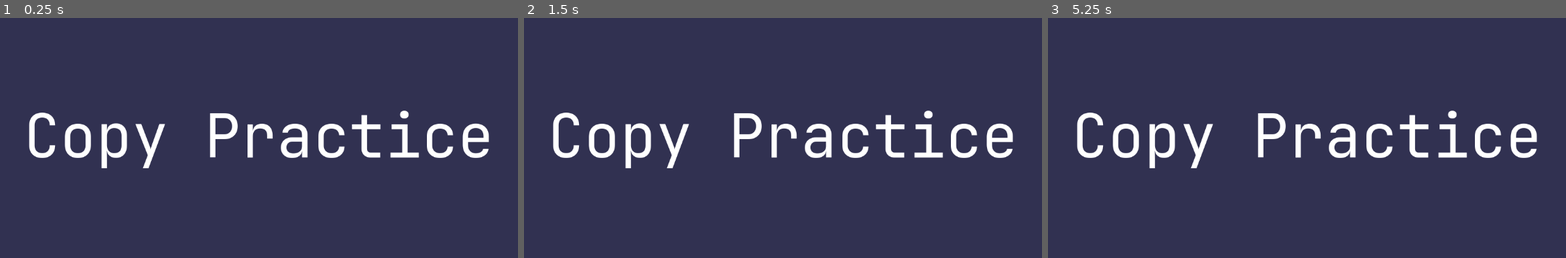
Above: before the commit, frames 1-3 (left to right).
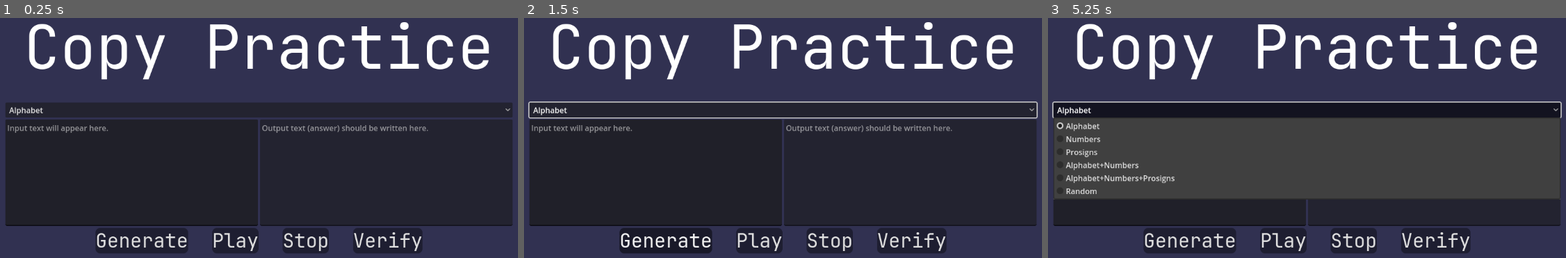
Above: after the commit, the same moments.

Repository: GiorgosAthanasopoulos/VisualMorse
Game: Godot game, scene res://scenes/CopyPracticeScene.tscn
Same seed, same stepped clock (60 frames per second), same inputs: the game is played once before the commit and once after it. This scene is started directly instead of the project's main scene. Sound files missing from this copy of the repository are replaced by a short silence.
Inputs (mouse positions are in pixels of both pictures, inside the frame that each line leads up to):
- Up to frame 1 (0.25 s): no input
- Up to frame 2 (1.5 s): click (783, 109) at 0.5 s, where only the run after the commit has a clickable "Alphabet"; click (663, 241) at 1.25 s, where only the run after the commit has a clickable "Generate"
- Up to frame 3 (5.25 s): click (1353, 241) at 2 s, where only the run after the commit has a clickable "Stop"; click (1436, 241) at 2.75 s, where only the run after the commit has a clickable "Verify"; click (1281, 241) at 3.5 s, where only the run after the commit has a clickable "Play"; click (1281, 241) at 4.25 s, where only the run after the commit has a clickable "Play"; click (1307, 109) at 5 s, where only the run after the commit has a clickable "Alphabet"

The runs differ from the first frame. In frame 1, 59% of the frame differs, in the area x 1-99%, y 1-98%; in frame 2, 60%, in the area x 0-100%, y 1-98%; in frame 3, 34%.

Commit message:
starting to imp copy-practice

Diff:
--- a/scenes/CopyPracticeScene.tscn
+++ b/scenes/CopyPracticeScene.tscn
@@ -1,7 +1,28 @@
-[gd_scene load_steps=3 format=3 uid="uid://bsiifwypkv052"]
+[gd_scene load_steps=6 format=3 uid="uid://bsiifwypkv052"]
 
 [ext_resource type="Script" path="res://scripts/CopyPracticeScene.gd" id="1_u63d1"]
 [ext_resource type="FontFile" uid="uid://ddxvv4lqu6s2u" path="res://assets/fonts/JetBrainsMonoNerdFontMonoRegular.ttf" id="2_8q0w1"]
+
+[sub_resource type="StyleBoxFlat" id="StyleBoxFlat_djn65"]
+bg_color = Color(0, 0, 0, 0.392157)
+corner_radius_top_left = 10
+corner_radius_top_right = 10
+corner_radius_bottom_right = 10
+corner_radius_bottom_left = 10
+
+[sub_resource type="StyleBoxFlat" id="StyleBoxFlat_t32ex"]
+bg_color = Color(0, 0, 0, 0.490196)
+corner_radius_top_left = 10
+corner_radius_top_right = 10
+corner_radius_bottom_right = 10
+corner_radius_bottom_left = 10
+
+[sub_resource type="StyleBoxFlat" id="StyleBoxFlat_8hpov"]
+bg_color = Color(0, 0, 0, 0.686275)
+corner_radius_top_left = 10
+corner_radius_top_right = 10
+corner_radius_bottom_right = 10
+corner_radius_bottom_left = 10
 
 [node name="CopyPracticeScene" type="Node2D"]
 script = ExtResource("1_u63d1")
@@ -15,6 +36,10 @@
 [node name="ParentMarginContainer" type="MarginContainer" parent="."]
 offset_right = 1152.0
 offset_bottom = 688.0
+theme_override_constants/margin_left = 50
+theme_override_constants/margin_top = 50
+theme_override_constants/margin_right = 50
+theme_override_constants/margin_bottom = 100
 
 [node name="ContentVerticalContainer" type="VBoxContainer" parent="ParentMarginContainer"]
 layout_mode = 2
@@ -27,3 +52,101 @@
 text = "Copy Practice"
 horizontal_alignment = 1
 vertical_alignment = 1
+
+[node name="ModeSelectionOptionButton" type="OptionButton" parent="ParentMarginContainer/ContentVerticalContainer"]
+layout_mode = 2
+item_count = 6
+selected = 0
+popup/item_0/text = "Alphabet"
+popup/item_0/id = 0
+popup/item_1/text = "Numbers"
+popup/item_1/id = 1
+popup/item_2/text = "Prosigns"
+popup/item_2/id = 2
+popup/item_3/text = "Alphabet+Numbers"
+popup/item_3/id = 3
+popup/item_4/text = "Alphabet+Numbers+Prosigns"
+popup/item_4/id = 4
+popup/item_5/text = "Random"
+popup/item_5/id = 5
+
+[node name="IOHorizontalContainer" type="HBoxContainer" parent="ParentMarginContainer/ContentVerticalContainer"]
+layout_mode = 2
+size_flags_vertical = 3
+
+[node name="InputTextEdit" type="TextEdit" parent="ParentMarginContainer/ContentVerticalContainer/IOHorizontalContainer"]
+layout_mode = 2
+size_flags_horizontal = 3
+placeholder_text = "Input text will appear here."
+editable = false
+
+[node name="OutputTextEdit" type="TextEdit" parent="ParentMarginContainer/ContentVerticalContainer/IOHorizontalContainer"]
+layout_mode = 2
+size_flags_horizontal = 3
+placeholder_text = "Output text (answer) should be written here."
+
+[node name="ButtonHorizontalContainer" type="HBoxContainer" parent="ParentMarginContainer/ContentVerticalContainer"]
+layout_mode = 2
+size_flags_horizontal = 4
+size_flags_vertical = 4
+theme_override_constants/separation = 50
+
+[node name="GenerateButtonMarginContainer" type="MarginContainer" parent="ParentMarginContainer/ContentVerticalContainer/ButtonHorizontalContainer"]
+layout_mode = 2
+
+[node name="GenerateButton" type="Button" parent="ParentMarginContainer/ContentVerticalContainer/ButtonHorizontalContainer/GenerateButtonMarginContainer"]
+layout_mode = 2
+focus_mode = 0
+theme_override_fonts/font = ExtResource("2_8q0w1")
+theme_override_font_sizes/font_size = 40
+theme_override_styles/normal = SubResource("StyleBoxFlat_djn65")
+theme_override_styles/hover = SubResource("StyleBoxFlat_t32ex")
+theme_override_styles/pressed = SubResource("StyleBoxFlat_8hpov")
+text = "Generate"
+
+[node name="PlayButtonMarginContainer" type="MarginContainer" parent="ParentMarginContainer/ContentVerticalContainer/ButtonHorizontalContainer"]
+layout_mode = 2
+
+[node name="PlayButton" type="Button" parent="ParentMarginContainer/ContentVerticalContainer/ButtonHorizontalContainer/PlayButtonMarginContainer"]
+layout_mode = 2
+focus_mode = 0
+theme_override_fonts/font = ExtResource("2_8q0w1")
+theme_override_font_sizes/font_size = 40
+theme_override_styles/normal = SubResource("StyleBoxFlat_djn65")
+theme_override_styles/hover = SubResource("StyleBoxFlat_t32ex")
+theme_override_styles/pressed = SubResource("StyleBoxFlat_8hpov")
+text = "Play"
+
+[node name="StopButtonMarginContainer" type="MarginContainer" parent="ParentMarginContainer/ContentVerticalContainer/ButtonHorizontalContainer"]
+layout_mode = 2
+
+[node name="StopButton" type="Button" parent="ParentMarginContainer/ContentVerticalContainer/ButtonHorizontalContainer/StopButtonMarginContainer"]
+layout_mode = 2
+focus_mode = 0
+theme_override_fonts/font = ExtResource("2_8q0w1")
+theme_override_font_sizes/font_size = 40
+theme_override_styles/normal = SubResource("StyleBoxFlat_djn65")
+theme_override_styles/hover = SubResource("StyleBoxFlat_t32ex")
+theme_override_styles/pressed = SubResource("StyleBoxFlat_8hpov")
+text = "Stop"
+
+[node name="VerifyButtonMarginContainer" type="MarginContainer" parent="ParentMarginContainer/ContentVerticalContainer/ButtonHorizontalContainer"]
+layout_mode = 2
+
+[node name="VerifyButton" type="Button" parent="ParentMarginContainer/ContentVerticalContainer/ButtonHorizontalContainer/VerifyButtonMarginContainer"]
+layout_mode = 2
+focus_mode = 0
+theme_override_fonts/font = ExtResource("2_8q0w1")
+theme_override_font_sizes/font_size = 40
+theme_override_styles/normal = SubResource("StyleBoxFlat_djn65")
+theme_override_styles/hover = SubResource("StyleBoxFlat_t32ex")
+theme_override_styles/pressed = SubResource("StyleBoxFlat_8hpov")
+text = "Verify"
+
+[node name="Morse" type="AudioStreamPlayer" parent="."]
+bus = &"Sound"
+
+[connection signal="button_up" from="ParentMarginContainer/ContentVerticalContainer/ButtonHorizontalContainer/GenerateButtonMarginContainer/GenerateButton" to="." method="_on_generate_button_button_up"]
+[connection signal="button_up" from="ParentMarginContainer/ContentVerticalContainer/ButtonHorizontalContainer/PlayButtonMarginContainer/PlayButton" to="." method="_on_play_button_button_up"]
+[connection signal="button_up" from="ParentMarginContainer/ContentVerticalContainer/ButtonHorizontalContainer/StopButtonMarginContainer/StopButton" to="." method="_on_stop_button_button_up"]
+[connection signal="button_up" from="ParentMarginContainer/ContentVerticalContainer/ButtonHorizontalContainer/VerifyButtonMarginContainer/VerifyButton" to="." method="_on_verify_button_button_up"]
--- a/scripts/CopyPracticeScene.gd
+++ b/scripts/CopyPracticeScene.gd
@@ -11,3 +11,31 @@
 func _process(_delta: float) -> void:
 	if Input.is_key_pressed(KEY_ESCAPE):
 		get_tree().change_scene_to_file(lobbyScene)
+
+
+func _on_generate_button_button_up() -> void:
+	# TODO:
+	#	- depending on option button selected option
+	#	generate randomized solution (presented as *
+	#	instead of actual character to the user).
+	#	- store solution to variable in scene.
+	#	- generate_morse_audio
+	# NOTE:
+	#	- to generate randomized solutions create helper
+	#	functions in Utils.gd
+	pass
+
+
+func _on_verify_button_button_up() -> void:
+	$Morse.stop()
+	# TODO:
+	# 	- compare input to solution
+	# 	- show results to user with a popup
+
+
+func _on_play_button_button_up() -> void:
+	$Morse.play()
+
+
+func _on_stop_button_button_up() -> void:
+	$Morse.stop()
--- a/scripts/GlobalVariables.gd
+++ b/scripts/GlobalVariables.gd
@@ -9,4 +9,4 @@
 @export var soundBusStr : String = "Sound"
 @export var muteWhenUnfocused : bool = true
 @export var sampleRate : int = 48_000
-@export var morseFilename: String = "./assets/sound/morse.wav"
+@export var morseFilename: String = "./morse.wav"
Not shown, changed: morse.wav.import
Not shown, removed: assets/sound/morse.wav
Not shown, added: morse.wav
